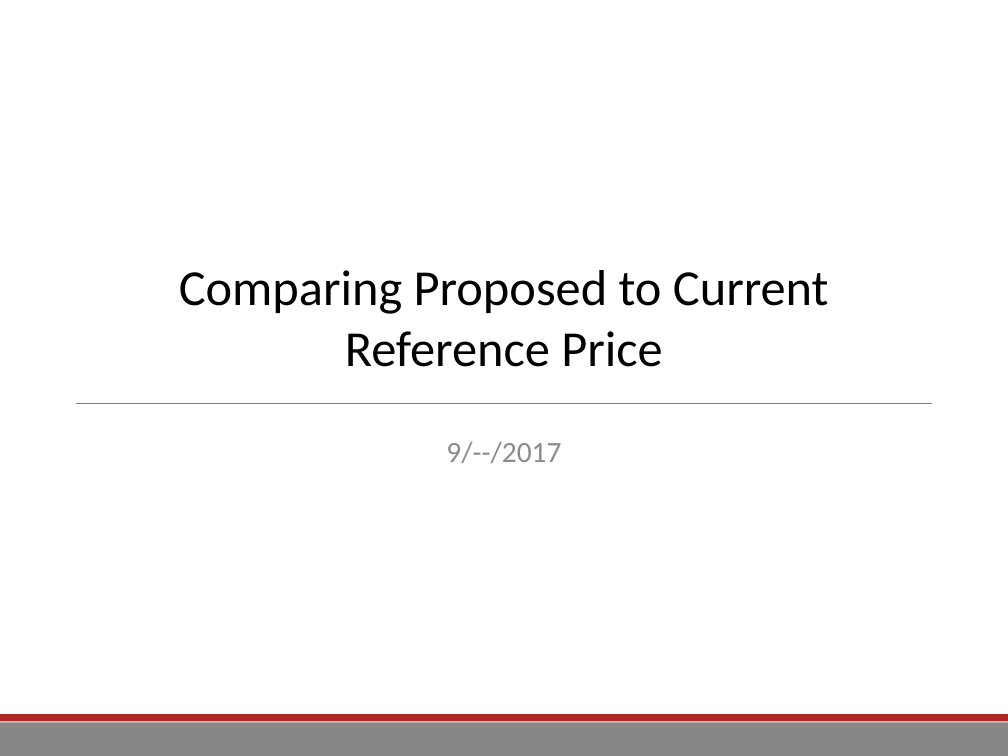
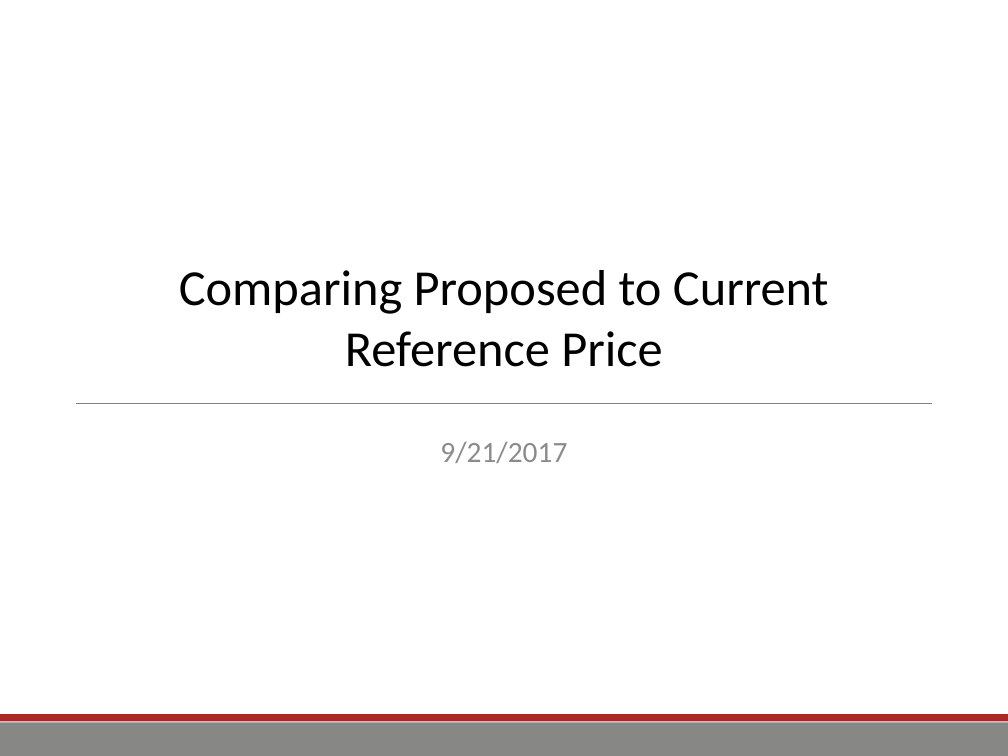
Before and after one commit to go-yohan/sppcredit, a slide deck: slide 1 of ppt/Compare_Current_and_Proposed_Reference_Price.pptx. Drawn at 1008x756 pixels with LibreOffice and Linux fonts; fonts in the diff are those of the drawing; background and template pictures are left out. Boxes give left, top, right and bottom in pixels: in the first picture for what was removed or moved away, otherwise in the second. Text is boxed around its words. In the diff, an @@ line names an element or a change of style, - is before the commit and + after.

Commit message:
dump proposed reference price for Scott Smith at SPP

```diff
--- a/ppt/Compare_Current_and_Proposed_Reference_Price.pptx
+++ b/ppt/Compare_Current_and_Proposed_Reference_Price.pptx
@@ subtitle at bbox=[440, 441, 567, 463]: text changed @@
-9/--/2017
+9/21/2017
```
Also in this commit, not shown: 20 other slides changed, 2 other files.
